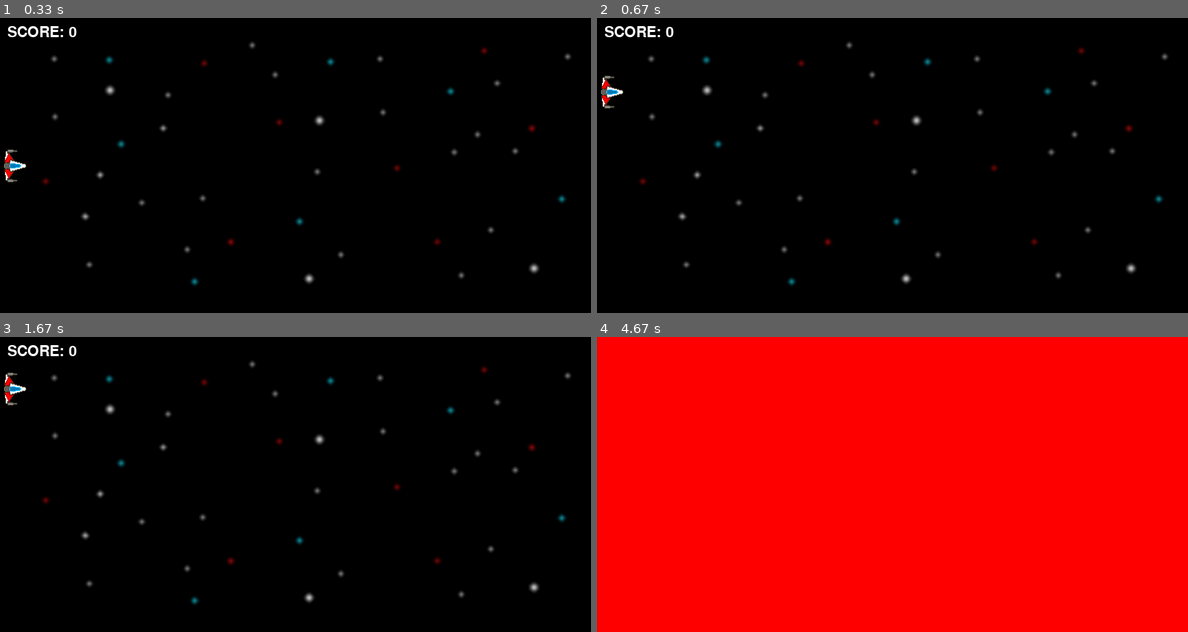
Above: before the commit, frames 1-4 (two rows, left to right).
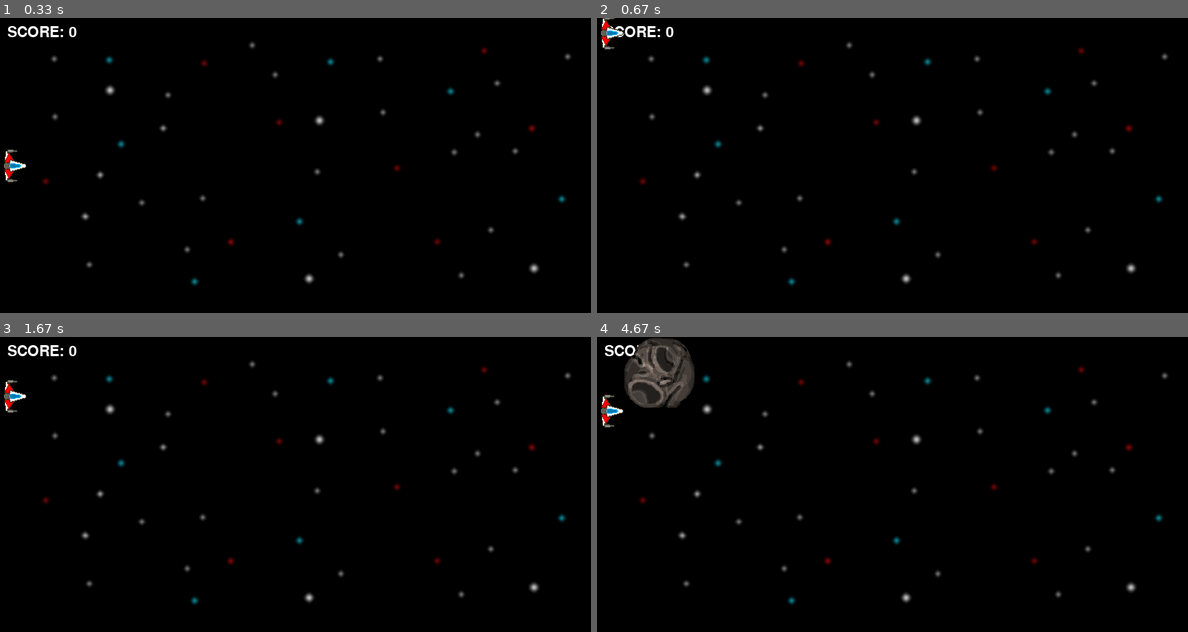
Above: after the commit, the same moments.

Repository: gilpin-bmchs/side_scroller
Game: pygame game, started from pygame_sidescroller.py
Same seed, same stepped clock (60 frames per second), same inputs: the game is played once before the commit and once after it.
Inputs:
- Up to frame 1 (0.33 s): no input
- Up to frame 2 (0.67 s): hold Up from 0.33 s (still down)
- Up to frame 3 (1.67 s): release Up at 0.8 s; hold Down 0.83-1.13 s; hold Up 1.17-1.53 s; hold Down from 1.57 s (still down)
- Up to frame 4 (4.67 s): release Down at 1.93 s; hold Up 1.97-2.27 s; hold Down 2.3-2.6 s; hold Up 2.63-3 s; hold Down 3.03-3.4 s; hold Up 3.43-3.73 s; hold Down 3.77-4.07 s; hold Up 4.1-4.47 s

Frame 1 is identical in both runs. In frame 2, 0.4% of the frame differs, in the area x 0-5%, y 0-31%; in frame 3, 0.3%; in frame 4, 100%, in the area x 0-100%, y 0-100%.

Commit message:
added sound

Diff:
--- a/pygame_sidescroller.py
+++ b/pygame_sidescroller.py
@@ -1,5 +1,5 @@
 # imports
-import pygame, sys, random
+import pygame, sys, random, time
 from pygame.locals import *
 
 pygame.init()
@@ -17,6 +17,7 @@
 SCREEN_HEIGHT = 400
 BACKGROUND = pygame.image.load("background.png")
 SCORE = 0
+PAUSED = False
 
 # setting up fonts
 font = pygame.font.SysFont("Veranda", 30)
@@ -42,10 +43,10 @@
 
         if self.rect.bottom < SCREEN_HEIGHT:
             if pressed_keys[K_DOWN]:
-                self.rect.move_ip(0, 5)
+                self.rect.move_ip(0, 10)
         if self.rect.top > 0:
             if pressed_keys[K_UP]:
-                self.rect.move_ip(0, -5)
+                self.rect.move_ip(0, -10)
 
 class Enemy(pygame.sprite.Sprite):
     def __init__(self):
@@ -77,6 +78,7 @@
 enemies.add(ASTEROID)
 all_sprites.add(ASTEROID)
 
+pygame.mixer.Sound('the_final_countdown.wav').play()
 # Loop
 while True:
     for event in pygame.event.get():
@@ -89,18 +91,23 @@
     DISPLAYSURF.blit(score, (10, 10))
 
     # moves and redraws all sprites
-    for entity in all_sprites:
-        entity.move()
-        DISPLAYSURF.blit(entity.image, entity.rect)
+    if PAUSED == False:
+        for entity in all_sprites:
+            entity.move()
+            DISPLAYSURF.blit(entity.image, entity.rect)
 
-    if ASTEROID.rect.right < 1:
-        new_rock = Enemy()
-        enemies.add(new_rock)
-        all_sprites.add(new_rock)
+        if ASTEROID.rect.right < 1:
+            new_rock = Enemy()
+            enemies.add(new_rock)
+            all_sprites.add(new_rock)
 
-    if pygame.sprite.spritecollideany(SHIP, enemies):
-        DISPLAYSURF.fill(RED)
-        DISPLAYSURF.blit
+        if pygame.sprite.spritecollideany(SHIP, enemies):
+            PAUSED = True
+            DISPLAYSURF.fill(RED)
+            DISPLAYSURF.blit(score, (0,0))
+            time.sleep(0.5)
+            PAUSED = False
+
 
     pygame.display.update()
     clock.tick(FPS)
Not shown, added: crash.wav
Not shown, added: the_final_countdown.wav
